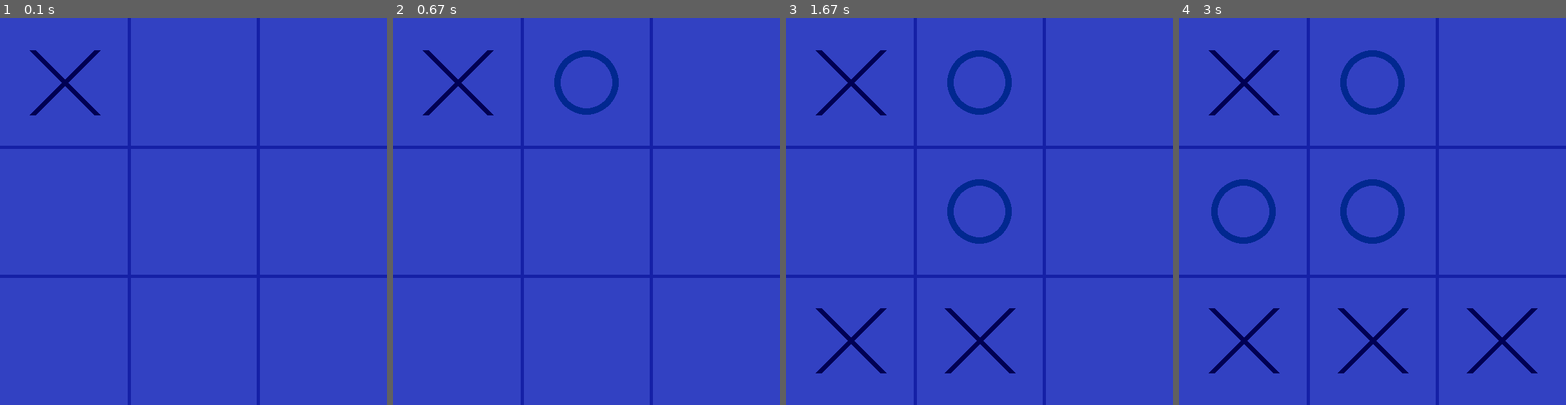
Above: before the commit, frames 1-4 (left to right).
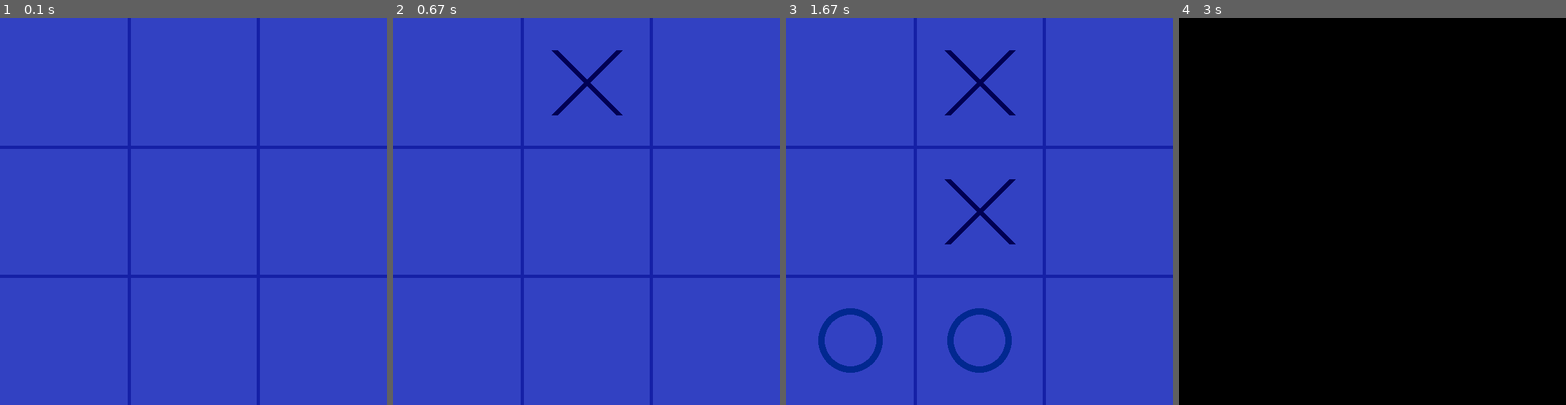
Above: after the commit, the same moments.

Repository: Bikram-ghuku/Pygame-tic-tac-toe
Game: pygame game, started from main.py
Same seed, same stepped clock (60 frames per second), same inputs: the game is played once before the commit and once after it.
Inputs (mouse positions are in pixels of both pictures, inside the frame that each line leads up to):
- Up to frame 1 (0.1 s): no input
- Up to frame 2 (0.67 s): press the mouse at (718, 83) at 0.37 s; move the mouse to (644, 95) at 0.47 s; release the mouse at (571, 107) at 0.6 s
- Up to frame 3 (1.67 s): press the mouse at (979, 83) at 0.7 s; move the mouse to (909, 203) at 0.8 s; release the mouse at (844, 323) at 0.93 s; press the mouse at (851, 343) at 1.03 s; move the mouse to (944, 250) at 1.13 s; release the mouse at (1041, 157) at 1.27 s; press the mouse at (851, 211) at 1.37 s; move the mouse to (909, 281) at 1.47 s; release the mouse at (971, 350) at 1.6 s
- Up to frame 4 (3 s): press the mouse at (1244, 211) at 1.7 s; move the mouse to (1237, 207) at 1.8 s; release the mouse at (1229, 199) at 1.93 s; press the mouse at (1244, 83) at 2.03 s; move the mouse to (1360, 215) at 2.13 s; release the mouse at (1480, 350) at 2.27 s; press the mouse at (1244, 83) at 2.37 s; move the mouse to (1237, 165) at 2.47 s; release the mouse at (1229, 242) at 2.6 s

The runs differ from the first frame. In frame 1, 0.5% of the frame differs, in the area x 7-26%, y 8-26%; in frame 2, 1.8%; in frame 3, 5.6%; in frame 4, 100%, in the area x 0-100%, y 0-100%.

Commit message:
fixed bugs

Diff:
--- a/main.py
+++ b/main.py
@@ -29,7 +29,8 @@
         self.len_inp = len(list_inp)
 
     def run_checker(self):
-        for elems_inp in range(self.len_inp):
+        winner = ""
+        for elems_inp in self.list.keys():
             if self.list[elems_inp] == "O":
                 self.o_occur.append(elems_inp)
             if self.list[elems_inp] == "X":
@@ -38,12 +39,13 @@
         if len(self.o_occur)>=3:
             for elem in WINS:
                 if all(x in self.x_occur for x in elem):
-                    self.winner = "X"
+                    winner = "X"
 
         if len(self.o_occur)>=3:
             for elem in WINS:
                 if all(x in self.o_occur for x in elem):
-                    self.winner = "O"
+                    winner = "O"
+        return winner
 
 def draw_board(color:tuple, WIDTH_LINE):
     pygame.draw.line(window, color, (0, 200), (600, 200), WIDTH_LINE)
@@ -73,45 +75,66 @@
         rect = s.get_rect()
         rect.topleft=(elem_colide_box[0], elem_colide_box[1])
         collide_box_data.append(rect)
-    try:
-        for elems in data.keys():
-            if data[elems] == "X" and elems<=8:
-                cross_d = cross(POSS_POS[elems][0], POSS_POS[elems][1], 100, 100, 10 , CROSS_COLOR)
-                cross_d.draw(window)
-            elif data[elems] == "O" and elems<=8:
-                circle_d = circle(POSS_POS[elems][0], POSS_POS[elems][1], 100, 10, CIRCLE_COLOR)
-                circle_d.draw(window)
-    except Exception:
-        pass
     return collide_box_data
 
+def data_filler(data, windowd):
+    for elems in data.keys():
+        if data[elems] == "X":
+            cross_d = cross(POSS_POS[elems][0], POSS_POS[elems][1], 100, 100, 10 , CROSS_COLOR)
+            cross_d.draw(windowd)
+        elif data[elems] == "O":
+            circle_d = circle(POSS_POS[elems][0], POSS_POS[elems][1], 100, 10, CIRCLE_COLOR)
+            circle_d.draw(windowd)
+    pygame.display.update()
+
+def show_winner(winner):
+    pygame.display.set_mode((600, 600))
+    font = pygame.font.SysFont(pygame.font.get_fonts()[0], 32)
+    fon_op = font.render(f"{winner} won!!", True, (0, 0, 0))
+    font_rect = fon_op.get_rect()
+    font_rect.topleft = (250, 250)
+    window.blit(fon_op, font_rect)
 
 def main_loop():
+    global data
+    data={}
+    checker = win_checker(data)
     x_turn = True
-    global mode
-    mode = 0
-    data[9]={}
+    mode = 1
     global pos
     clock = pygame.time.Clock()
     while True:
+        data_filler(data, window)
+        winner = checker.run_checker()
+        if mode==1:
+            fill_window()
+        elif mode==2:
+            show_winner(winner if len(data)<9 else "No one")
+            data={}
         clock.tick(FPS)
         for event in pygame.event.get():
             if event.type == pygame.QUIT:
                 sys.exit()
             elif event.type == pygame.MOUSEBUTTONUP:
                 pos = pygame.mouse.get_pos()
-
-
-        print(data)
-        fill_window()
-        box_data = game_manager()
-        for rect in range(len(box_data)):
-            rect_op = box_data[rect]
-            if rect_op.collidepoint(pos):
-                if rect not in data:
-                    data[rect] = "X" if x_turn else "O"
-                    x_turn = not x_turn
-        pygame.display.update()
+                if mode==1:
+                    box_data = game_manager()
+                    for rect in range(len(box_data)):
+                        rect_op = box_data[rect]
+                        if rect_op.collidepoint(pos):
+                            if rect not in data:
+                                data[rect] = "X" if x_turn else "O"
+                                x_turn = not x_turn
+                else:
+                    window.fill((255, 255, 255))
+            #Handle Winners
+            if winner=="O" or winner=="X":
+                print(f"{winner} Won the game")
+                mode=2
+            elif len(data)==9:
+                print("Match tie")
+                winner = "Tie"
+                mode=2
 
 if __name__ == "__main__":
     main_loop()
--- a/sprites.py
+++ b/sprites.py
@@ -52,7 +52,7 @@
         self.color = color
         self.font_color = font_color
         if type_font.lower()=="bold":
-            font = pygame.font.Font("freesansbold.ttf", size)
+            font = pygame.font.Font("./assests/fonts/Roboto-Bold.ttf", size)
         elif type_font.lower()=="italic":
             font = pygame.font.Font("./assests/fonts/Roboto-Italic.ttf", size)
         elif type_font.lower()=="italicbold" or type_font.lower()=="bolditallic":
